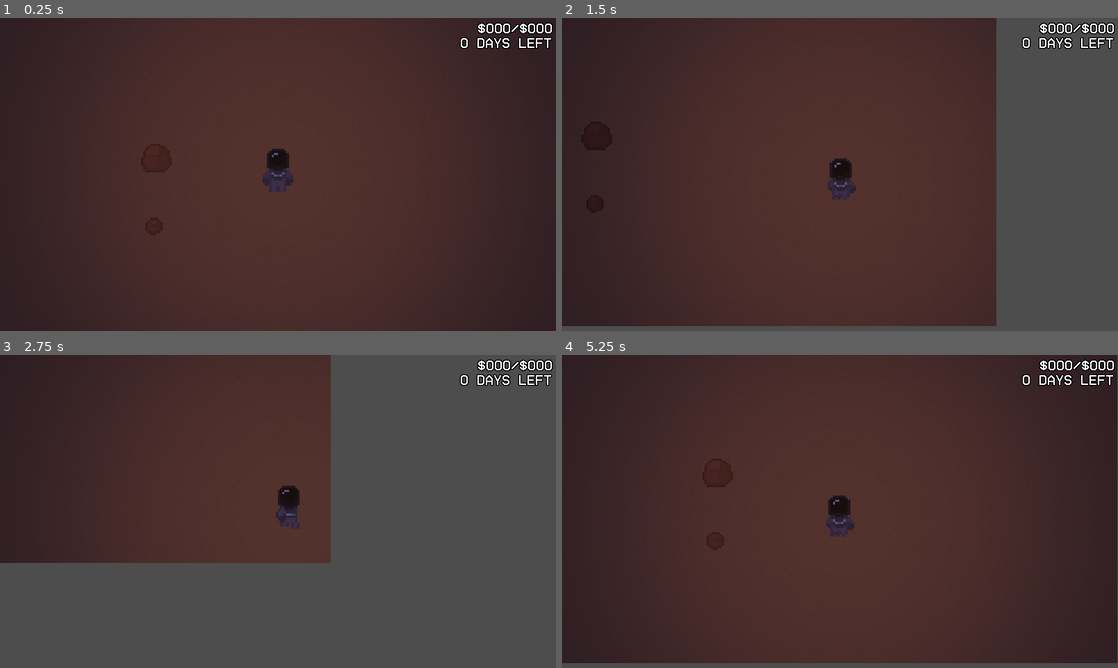
Above: before the commit, frames 1-4 (two rows, left to right).
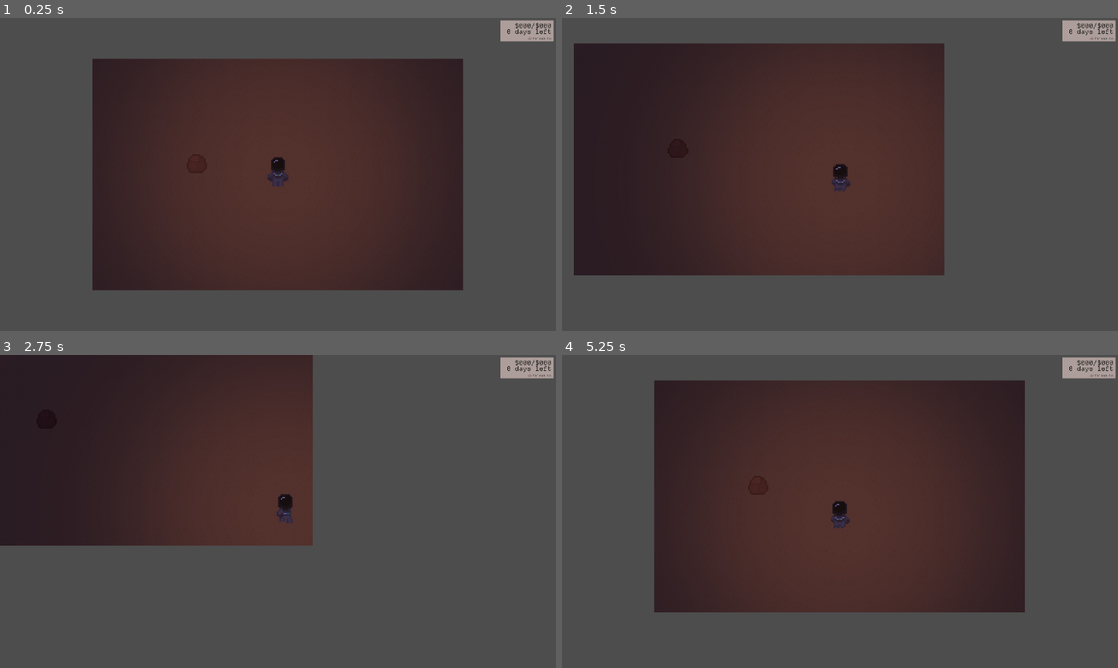
Above: after the commit, the same moments.

Repository: minotaa/coloma-co
Game: Godot game, scene res://scenes/map.tscn
Same seed, same stepped clock (60 frames per second), same inputs: the game is played once before the commit and once after it.
Inputs (mouse positions are in pixels of both pictures, inside the frame that each line leads up to):
- Up to frame 1 (0.25 s): no input
- Up to frame 2 (1.5 s): tap Enter at 0.5 s; move the mouse to (962, 158) at 0.52 s; press the mouse at (962, 158) at 0.53 s; hold D (right) 0.53-1.28 s; move the mouse to (728, 190) at 1.27 s; release the mouse at (728, 190) at 1.28 s; hold Down (down) from 1.28 s (still down); click (728, 190) at 1.35 s
- Up to frame 3 (2.75 s): move the mouse to (333, 442) at 2.02 s; release Down (down) at 2.03 s; press the mouse at (333, 442) at 2.03 s; hold D (right) from 2.03 s (still down)
- Up to frame 4 (5.25 s): move the mouse to (812, 574) at 2.77 s; release D (right) at 2.78 s; release the mouse at (812, 574) at 2.78 s; hold Up (up) 2.78-3.53 s; click (812, 574) at 2.85 s; move the mouse to (1006, 558) at 3.52 s; press the mouse at (1006, 558) at 3.53 s; hold Left (left) 3.53-5.03 s; move the mouse to (673, 464) at 4.27 s; release the mouse at (673, 464) at 4.28 s; click (673, 464) at 4.35 s; move the mouse to (867, 511) at 5.02 s; press the mouse at (867, 511) at 5.03 s; hold Down (down) from 5.03 s (still down)

The runs differ from the first frame. In frame 1, 51% of the frame differs, in the area x 0-100%, y 0-100%; in frame 2, 29%; in frame 3, 6.7%; in frame 4, 49%.

Commit message:
try to work wtih new style

Diff:
--- a/assets/theme.tres
+++ b/assets/theme.tres
@@ -1,11 +1,7 @@
 [gd_resource type="Theme" load_steps=4 format=3 uid="uid://c11leby2o82ok"]
 
 [sub_resource type="StyleBoxFlat" id="StyleBoxFlat_p4udp"]
-bg_color = Color(0.0823529, 0.0823529, 0.0823529, 0.709804)
-corner_radius_top_left = 12
-corner_radius_top_right = 12
-corner_radius_bottom_right = 12
-corner_radius_bottom_left = 12
+bg_color = Color(0.678431, 0.619608, 0.607843, 1)
 
 [sub_resource type="StyleBoxFlat" id="StyleBoxFlat_a241b"]
 bg_color = Color(0, 0, 0, 0.862745)
--- a/project.godot
+++ b/project.godot
@@ -23,14 +23,15 @@
 
 [display]
 
-window/size/viewport_width=1280
-window/size/viewport_height=720
-window/stretch/mode="canvas_items"
+window/size/viewport_width=1920
+window/size/viewport_height=1080
+window/size/mode=3
+window/stretch/mode="viewport"
 window/stretch/aspect="expand"
 
 [gui]
 
-theme/custom_font="res://assets/fonts/HomeVideo-Regular.ttf"
+theme/custom_font="res://assets/fonts/Bitty.ttf"
 
 [input]
 
@@ -75,4 +76,5 @@
 
 [rendering]
 
+textures/canvas_textures/default_texture_filter=0
 renderer/rendering_method="mobile"
--- a/scenes/map.tscn
+++ b/scenes/map.tscn
@@ -1,8 +1,7 @@
-[gd_scene load_steps=9 format=4 uid="uid://dfydxhpofisbq"]
+[gd_scene load_steps=8 format=4 uid="uid://dfydxhpofisbq"]
 
 [ext_resource type="Texture2D" uid="uid://b602snonljd6m" path="res://assets/sprites/tiles.png" id="1_wya76"]
 [ext_resource type="PackedScene" uid="uid://bma6r3uqptx6d" path="res://scenes/player.tscn" id="2_swvo3"]
-[ext_resource type="PackedScene" uid="uid://dfxk8jp42y30" path="res://scenes/item.tscn" id="3_baihu"]
 
 [sub_resource type="TileSetAtlasSource" id="TileSetAtlasSource_caxrt"]
 texture = ExtResource("1_wya76")
@@ -49,6 +48,3 @@
 
 [node name="CanvasModulate" type="CanvasModulate" parent="."]
 color = Color(0.138306, 0.101374, 0.384855, 0.752941)
-
-[node name="Item" parent="." instance=ExtResource("3_baihu")]
-position = Vector2(-57, 24)
--- a/scenes/player.tscn
+++ b/scenes/player.tscn
@@ -6,12 +6,13 @@
 [ext_resource type="Texture2D" uid="uid://xci6bwpahuq1" path="res://assets/sprites/spaceman-right.png" id="4_6qbqg"]
 [ext_resource type="Texture2D" uid="uid://skhr0go65u1a" path="res://assets/sprites/spaceman-up.png" id="5_bglcd"]
 [ext_resource type="Texture2D" uid="uid://cugxlk646lqq8" path="res://assets/sprites/pickaxe-cursor.png" id="6_ont5f"]
-[ext_resource type="FontFile" uid="uid://o8avftrd323r" path="res://assets/fonts/HomeVideo-Regular.ttf" id="7_43mu3"]
 [ext_resource type="Theme" uid="uid://c11leby2o82ok" path="res://assets/theme.tres" id="8_jtt8e"]
+[ext_resource type="FontFile" uid="uid://vrfuynxo4c1o" path="res://assets/fonts/DepartureMono-Regular.otf" id="8_mv7np"]
 [ext_resource type="Texture2D" uid="uid://8no4uh8eosee" path="res://assets/sprites/under.png" id="9_6440i"]
 [ext_resource type="Texture2D" uid="uid://bs4bxx026a2bg" path="res://assets/sprites/light.png" id="9_fnujr"]
 [ext_resource type="Texture2D" uid="uid://ci68j2n551172" path="res://assets/sprites/over.png" id="10_8swnt"]
 [ext_resource type="Texture2D" uid="uid://cgwo2vb5upp1o" path="res://assets/sprites/progress.png" id="11_vurot"]
+[ext_resource type="Texture2D" uid="uid://df0dhmvdb587q" path="res://assets/sprites/colomaco.png" id="12_l61h5"]
 
 [sub_resource type="AtlasTexture" id="AtlasTexture_getcb"]
 atlas = ExtResource("2_py00a")
@@ -314,12 +315,26 @@
 [sub_resource type="CircleShape2D" id="CircleShape2D_esh0l"]
 radius = 48.0
 
+[sub_resource type="LabelSettings" id="LabelSettings_7e5cv"]
+line_spacing = 6.0
+font = ExtResource("8_mv7np")
+font_size = 22
+font_color = Color(0.107825, 0.108751, 0.0971625, 1)
+outline_color = Color(0, 0, 0, 1)
+
 [sub_resource type="LabelSettings" id="LabelSettings_lqxsb"]
 line_spacing = 6.0
-font = ExtResource("7_43mu3")
-font_size = 32
-outline_size = 8
-outline_color = Color(0, 0, 0, 1)
+font = ExtResource("8_mv7np")
+font_size = 22
+font_color = Color(0.105882, 0.109804, 0.0980392, 1)
+outline_color = Color(0.852257, 0.853815, 0.835954, 1)
+
+[sub_resource type="LabelSettings" id="LabelSettings_vvt5m"]
+line_spacing = 6.0
+font = ExtResource("8_mv7np")
+font_size = 11
+font_color = Color(0.201527, 0.201527, 0.201527, 1)
+outline_color = Color(0.852257, 0.853815, 0.835954, 1)
 
 [node name="Player" type="CharacterBody2D"]
 texture_filter = 1
@@ -361,34 +376,77 @@
 grow_horizontal = 2
 grow_vertical = 2
 
-[node name="Label" type="Label" parent="UI/Main"]
-layout_mode = 1
-anchors_preset = 1
-anchor_left = 1.0
-anchor_right = 1.0
-offset_left = -219.0
+[node name="MoneyPanel" type="Panel" parent="UI/Main"]
+layout_mode = 1
+anchors_preset = 1
+anchor_left = 1.0
+anchor_right = 1.0
+offset_left = -192.0
 offset_top = 8.0
 offset_right = -8.0
-offset_bottom = 74.0
+offset_bottom = 80.0
+grow_horizontal = 0
+theme = ExtResource("8_jtt8e")
+
+[node name="DayPanel" type="Panel" parent="UI/Main"]
+visible = false
+layout_mode = 1
+anchors_preset = 1
+anchor_left = 1.0
+anchor_right = 1.0
+offset_left = -176.0
+offset_top = 56.0
+offset_right = -8.0
+offset_bottom = 96.0
+grow_horizontal = 0
+theme = ExtResource("8_jtt8e")
+
+[node name="MoneyLabel" type="Label" parent="UI/Main"]
+layout_mode = 1
+anchors_preset = 1
+anchor_left = 1.0
+anchor_right = 1.0
+offset_left = -159.0
+offset_top = 12.0
+offset_right = -16.0
+offset_bottom = 43.0
 grow_horizontal = 0
 text = "$000/$000
-0 days left"
+"
+label_settings = SubResource("LabelSettings_7e5cv")
+horizontal_alignment = 2
+vertical_alignment = 1
+
+[node name="DayLabel" type="Label" parent="UI/Main"]
+texture_filter = 1
+layout_mode = 1
+anchors_preset = 1
+anchor_left = 1.0
+anchor_right = 1.0
+offset_left = -184.0
+offset_top = 28.0
+offset_right = -16.0
+offset_bottom = 66.0
+grow_horizontal = 0
+text = "0 days left"
 label_settings = SubResource("LabelSettings_lqxsb")
 horizontal_alignment = 2
 vertical_alignment = 1
 
-[node name="Panel" type="Panel" parent="UI/Main"]
-visible = false
-layout_mode = 1
-anchors_preset = 1
-anchor_left = 1.0
-anchor_right = 1.0
-offset_left = -216.0
-offset_top = 8.0
-offset_right = -8.0
-offset_bottom = 80.0
-grow_horizontal = 0
-theme = ExtResource("8_jtt8e")
+[node name="C" type="Label" parent="UI/Main"]
+layout_mode = 1
+anchors_preset = 1
+anchor_left = 1.0
+anchor_right = 1.0
+offset_left = -80.0
+offset_top = 64.0
+offset_right = -10.0
+offset_bottom = 78.0
+grow_horizontal = 0
+text = "Coloma Co."
+label_settings = SubResource("LabelSettings_vvt5m")
+horizontal_alignment = 2
+vertical_alignment = 2
 
 [node name="ProgressBar" type="TextureProgressBar" parent="UI/Main"]
 visible = false
@@ -402,6 +460,18 @@
 texture_over = ExtResource("10_8swnt")
 texture_progress = ExtResource("11_vurot")
 
+[node name="TextureRect" type="TextureRect" parent="UI/Main"]
+layout_mode = 1
+anchors_preset = 1
+anchor_left = 1.0
+anchor_right = 1.0
+offset_left = -98.0
+offset_top = 63.0
+offset_right = -82.0
+offset_bottom = 79.0
+grow_horizontal = 0
+texture = ExtResource("12_l61h5")
+
 [node name="PointLight2D" type="PointLight2D" parent="."]
 energy = 0.25
 shadow_color = Color(0, 0, 0, 0.192157)
--- a/scenes/toast.tscn
+++ b/scenes/toast.tscn
@@ -4,7 +4,7 @@
 
 [sub_resource type="StyleBoxFlat" id="StyleBoxFlat_ssdqt"]
 content_margin_left = 10.0
-content_margin_top = 8.0
+content_margin_top = 0.0
 content_margin_right = 8.0
 content_margin_bottom = 8.0
 bg_color = Color(0.0823529, 0.0823529, 0.0823529, 0.709804)
@@ -14,8 +14,8 @@
 corner_radius_bottom_left = 12
 
 [sub_resource type="LabelSettings" id="LabelSettings_pnte4"]
-line_spacing = 3.5
-font_size = 24
+line_spacing = 0.0
+font_size = 48
 outline_color = Color(0, 0, 0, 1)
 
 [node name="Toast" type="Control"]
@@ -30,7 +30,7 @@
 [node name="Label" type="Label" parent="."]
 layout_mode = 1
 offset_right = 384.0
-offset_bottom = 39.0
+offset_bottom = 54.0
 theme_override_styles/normal = SubResource("StyleBoxFlat_ssdqt")
 text = "Blood red darkness"
 label_settings = SubResource("LabelSettings_pnte4")
--- a/scripts/player.gd
+++ b/scripts/player.gd
@@ -76,6 +76,9 @@
 	var mouse_pos = tilemap.local_to_map(tilemap.get_local_mouse_position())
 	var tile_data = tilemap.get_cell_tile_data(mouse_pos)
 
+	if tile_data and not nearby_tiles.has(mouse_pos) and Input.is_action_just_pressed("mine"):
+		Toast.add("Too far away.")
+
 	if tile_data and nearby_tiles.has(mouse_pos):
 		target_tile = mouse_pos
 	else:
--- a/scripts/toast_resource.gd
+++ b/scripts/toast_resource.gd
@@ -2,10 +2,14 @@
 
 signal toast_faded
 
+var is_counter := false
+
 func _ready():
 	await get_tree().process_frame
-	await get_tree().create_timer(Toast.TOAST_LIFETIME).timeout
-	fade_out()
+
+	if not is_counter:
+		await get_tree().create_timer(Toast.TOAST_LIFETIME).timeout
+		fade_out()
 
 func update_text(text: String) -> void:
 	$Label.text = text
@@ -15,6 +19,9 @@
 func init(config: Dictionary) -> void:
 	update_text(config.text)
 
+	if config.text.begins_with("+") and config.text.ends_with("more"):
+		is_counter = true
+
 func move_to(target_y: float) -> void:
 	await get_tree().process_frame
 	var tween = get_tree().create_tween()
@@ -23,6 +30,10 @@
 		.set_ease(Tween.EASE_OUT)
 
 func fade_out():
+	if is_counter:
+		await get_tree().create_timer(Toast.TOAST_LIFETIME * 1.5).timeout
+		# Let counter toasts fade out after a longer duration
+
 	var tween = get_tree().create_tween()
 	tween.tween_property(self, "modulate:a", 0, Toast.FADE_DURATION).set_trans(Tween.TRANS_LINEAR)
 	await tween.finished
--- a/scripts/toastmanager.gd
+++ b/scripts/toastmanager.gd
@@ -3,14 +3,13 @@
 var canvas_layer: CanvasLayer
 var toast_resource = preload("res://scenes/toast.tscn")
 var toasts = []
-var toast_queue = []  # Holds queued toasts
+var toast_queue = []
 var max_toasts = 5
 
 const MARGIN_TOP = 20
 const MARGIN_BETWEEN = 5
 const FADE_DURATION = 0.8
 const TOAST_LIFETIME = 2.5
-
 
 func _ready() -> void:
 	canvas_layer = CanvasLayer.new()
@@ -19,26 +18,47 @@
 	add_child(canvas_layer)
 
 func add(text: String):
-	var config = {
-		"text": text
-	}
+	var config = { "text": text }
+
 	if toasts.size() < max_toasts:
 		_show_toast(config)
 	else:
 		toast_queue.append(config)
+		var excess_count = toast_queue.size()
+		var counter_toast = _get_counter_toast()
+
+		if excess_count > 0:
+			if counter_toast:
+				counter_toast.update_text("+%d more" % excess_count)
+			else:
+				_replace_last_toast_with_counter(excess_count)
+
+		_reposition_toasts()
 
 func _show_toast(config):
 	var toast = toast_resource.instantiate()
 	canvas_layer.add_child(toast)
-	toasts.insert(0, toast)  # New toasts go at the front
+	toasts.insert(0, toast)
 	toast.init(config)
 
-	# Ensure proper positioning after layout updates
 	await get_tree().process_frame
 	_reposition_toasts()
 
-	# Connect to toast removal signal
 	toast.connect("toast_faded", Callable(self, "_on_toast_removed").bind(toast))
+
+func _replace_last_toast_with_counter(excess_count):
+	var last_toast = toasts.pop_back()
+	last_toast.queue_free()
+
+	var counter_toast = toast_resource.instantiate()
+	canvas_layer.add_child(counter_toast)
+	toasts.append(counter_toast)
+	counter_toast.init({ "text": "+%d more" % excess_count })
+	counter_toast.set_meta("is_counter", true)
+
+	counter_toast.disconnect("toast_faded", Callable(self, "_on_toast_removed"))
+
+	_reposition_toasts()
 
 func _reposition_toasts():
 	var current_y = MARGIN_TOP
@@ -47,9 +67,29 @@
 		current_y += toast.size.y + MARGIN_BETWEEN
 
 func _on_toast_removed(toast):
+	if toast.has_meta("is_counter"):
+		return
+
 	toasts.erase(toast)
 	_reposition_toasts()
 
-	# If toasts are queued, show the next one
 	if toast_queue.size() > 0:
-		_show_toast(toast_queue.pop_front())
+		var next_toast_config = toast_queue.pop_front()
+		_show_toast(next_toast_config)
+
+	# Update the counter toast only if there are still queued toasts
+	var counter_toast = _get_counter_toast()
+	if counter_toast:
+		if toast_queue.size() > 0:
+			counter_toast.update_text("+%d more" % toast_queue.size())
+		else:
+			toasts.erase(counter_toast)
+			counter_toast.queue_free()
+
+	_reposition_toasts()
+
+func _get_counter_toast():
+	for toast in toasts:
+		if toast.has_meta("is_counter"):
+			return toast
+	return null
Binary file added: assets/fonts/Bitty.ttf
Not shown, added: assets/fonts/Bitty.ttf.import
Binary file added: assets/fonts/DepartureMono-Regular.otf
Not shown, added: assets/fonts/DepartureMono-Regular.otf.import
Binary file added: assets/fonts/JetBrainsMono-Regular.ttf
Not shown, added: assets/fonts/JetBrainsMono-Regular.ttf.import
Binary file added: assets/sprites/colomaco.png
Not shown, added: assets/sprites/colomaco.png.import
Not shown: 1 places in scenes/player.tscn that only renumber resources
